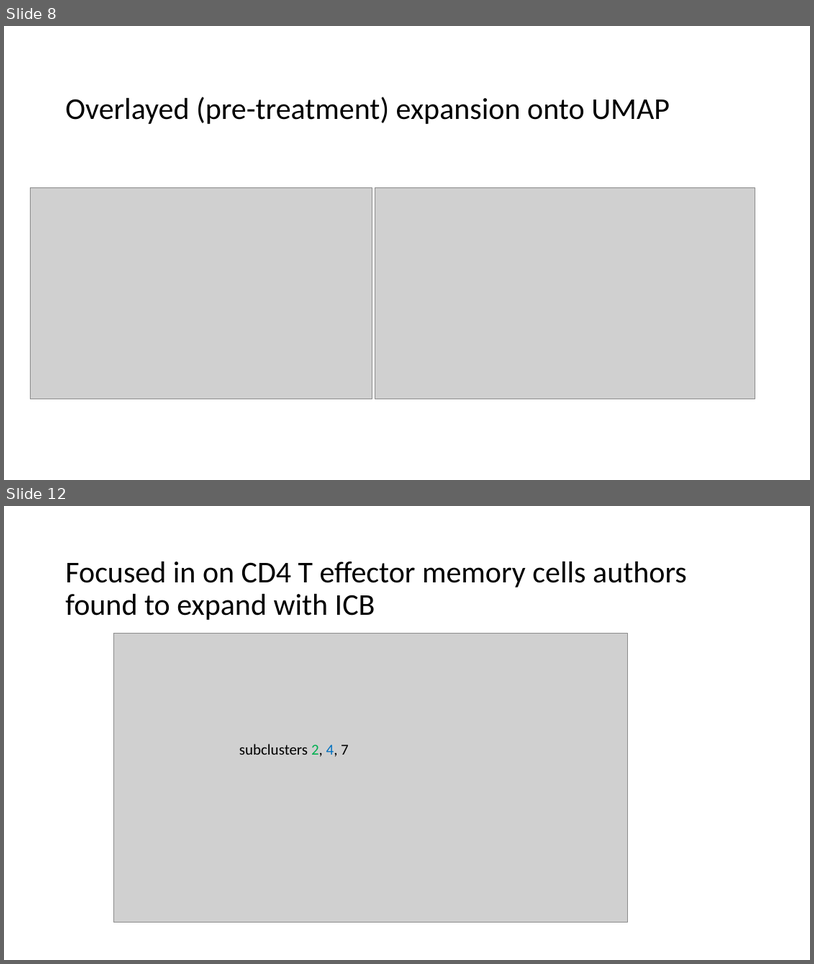
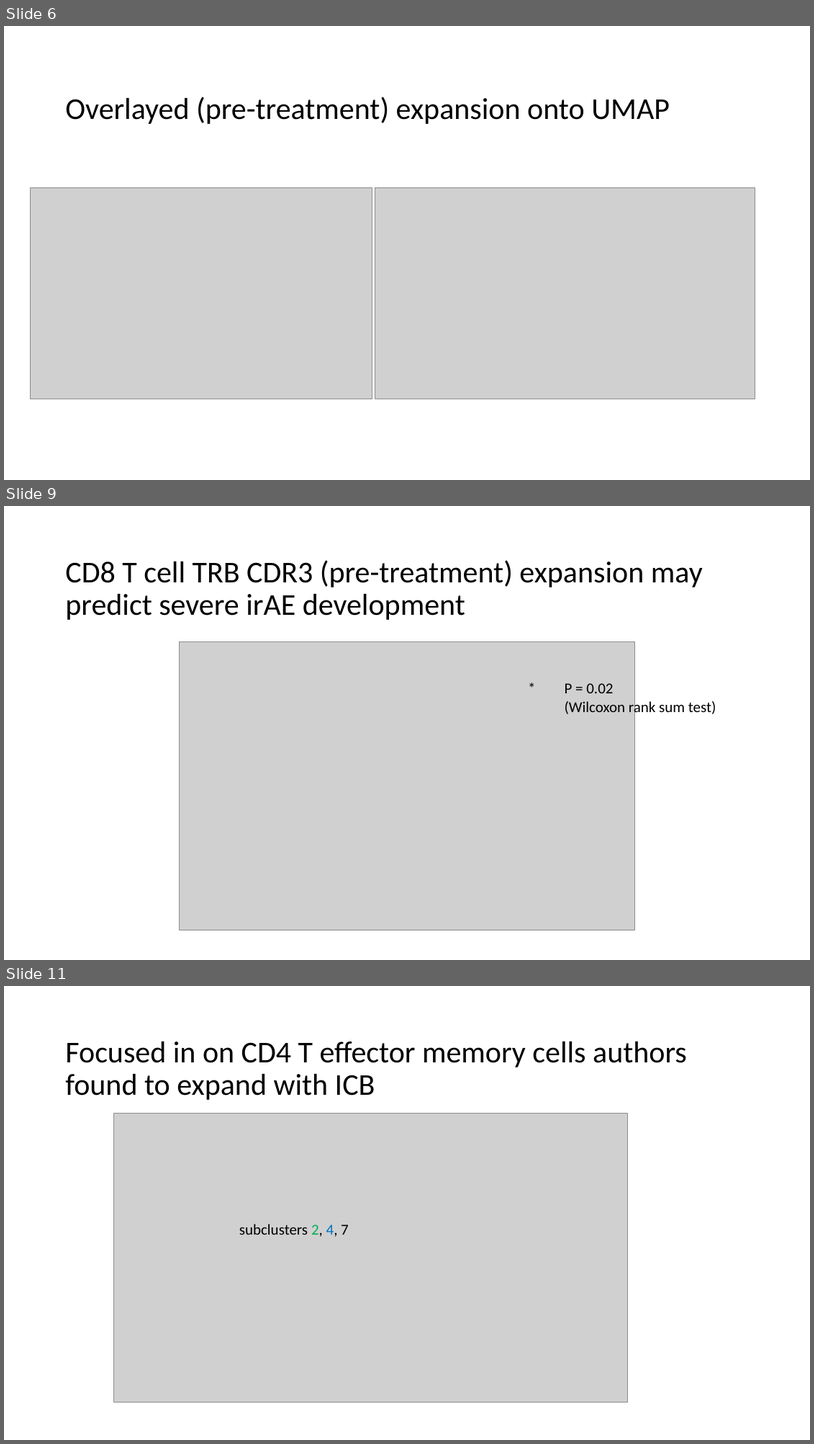
Before and after one commit to tybottorff/bottorffdocs, a slide deck: linsley_postdoc/presentations/weekly_meetings/10_19_23.pptx. Shown one above the other, each under a label of ours: slides 8 and 12 before the commit, slides 6, 9 and 11 after it; the slides between them are not shown. The pictures are 814x964 and 814x1444 pixels, drawn with LibreOffice and Linux fonts; fonts in the diff are those of the drawing; grey boxes stand for pictures. Boxes give left, top, right and bottom in pixels: in the first picture for what was removed or moved away, otherwise in the second. Text is boxed around its words. In the diff, an @@ line names an element or a change of style, - is before the commit and + after.

```diff
--- a/linsley_postdoc/presentations/weekly_meetings/10_19_23.pptx
+++ b/linsley_postdoc/presentations/weekly_meetings/10_19_23.pptx
@@ slide 9 added at box(4, 506, 810, 960), background #FFFFFF @@
@@ title added at box(65, 560, 703, 620), 36 pt, text #000000 @@
+CD8 T cell TRB CDR3 (pre-treatment) expansion may predict severe irAE development
@@ picture added at box(179, 641, 635, 929) @@
@@ text added at box(522, 676, 560, 700), 18 pt, text #000000 @@
+*
@@ text added at box(565, 683, 717, 716), 18 pt, text #000000 @@
+P = 0.02
+(Wilcoxon rank sum test)
@@ what was slide 8 is now slide 6 @@
@@ what was slide 12 is now slide 11 @@
```
Also in this commit, not shown: 6 slides changed, 3 other slides added, 2 slides removed.
